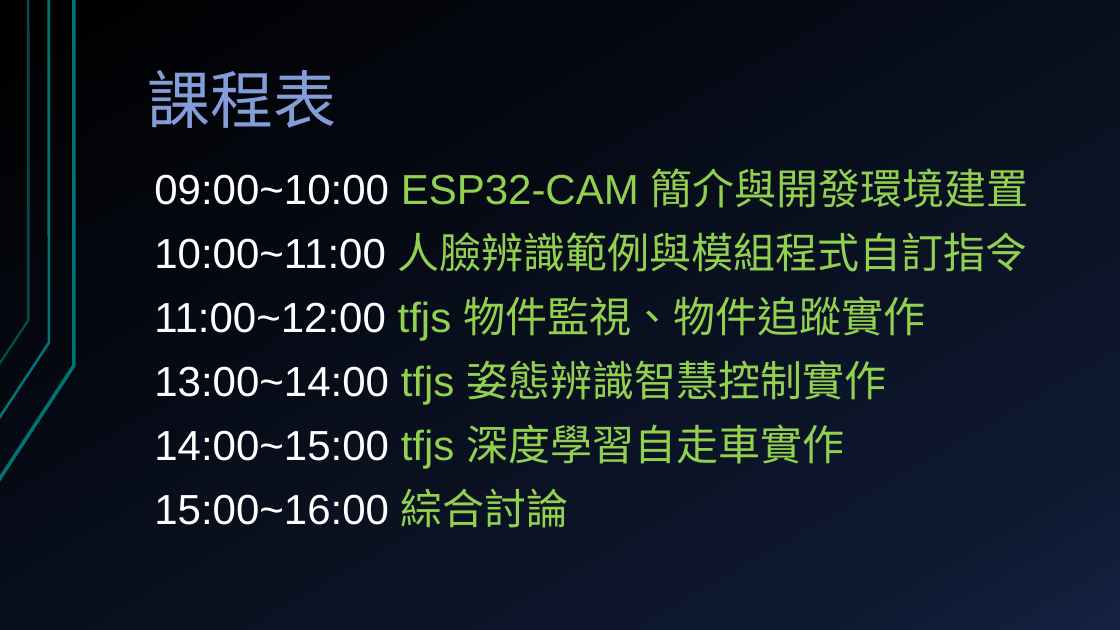
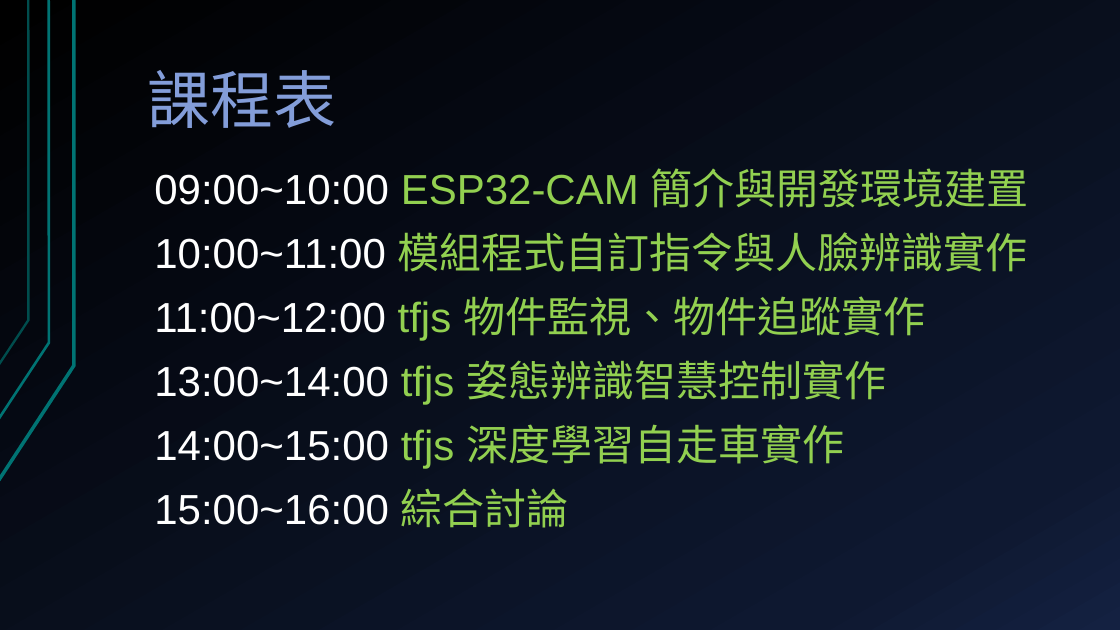
Before and after one commit to deltacod/Workshop, a slide deck: slide 5 of 2019.12.20_esp32-cam/ESP32-CAM-AI影像辨識應用.pptx. Drawn at 1120x630 pixels with LibreOffice and Linux fonts; fonts in the diff are those of the drawing. Boxes give left, top, right and bottom in pixels: in the first picture for what was removed or moved away, otherwise in the second. Text is boxed around its words. In the diff, an @@ line names an element or a change of style, - is before the commit and + after.

```diff
--- a/2019.12.20_esp32-cam/ESP32-CAM-AI影像辨識應用.pptx
+++ b/2019.12.20_esp32-cam/ESP32-CAM-AI影像辨識應用.pptx
@@ text at box(154, 232, 1028, 272): text changed @@
-10:00~11:00 人臉辨識範例與模組程式自訂指令
+10:00~11:00 模組程式自訂指令與人臉辨識實作
```
Also in this commit, not shown: 3 other slides changed, 1 other file.
